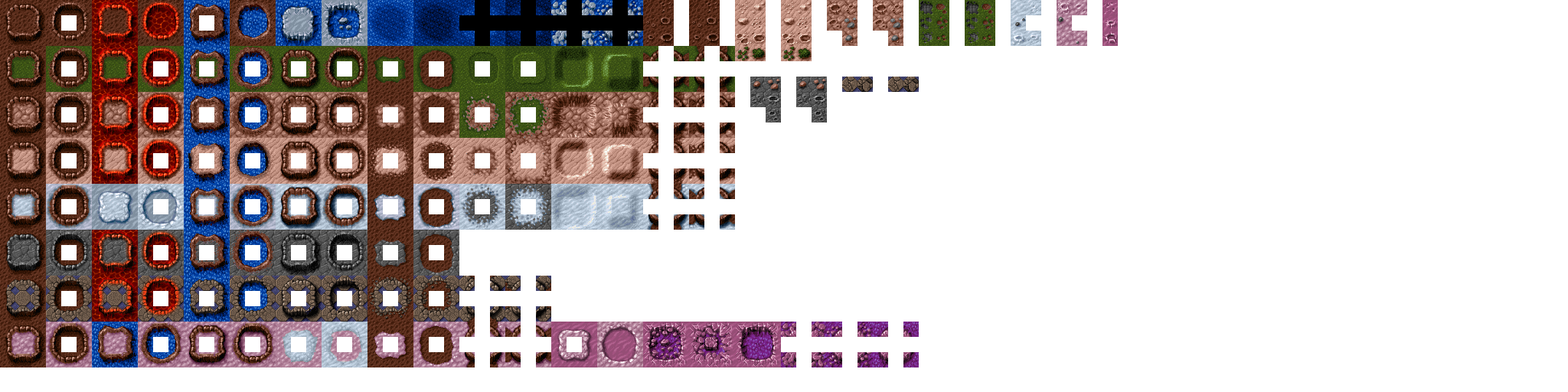
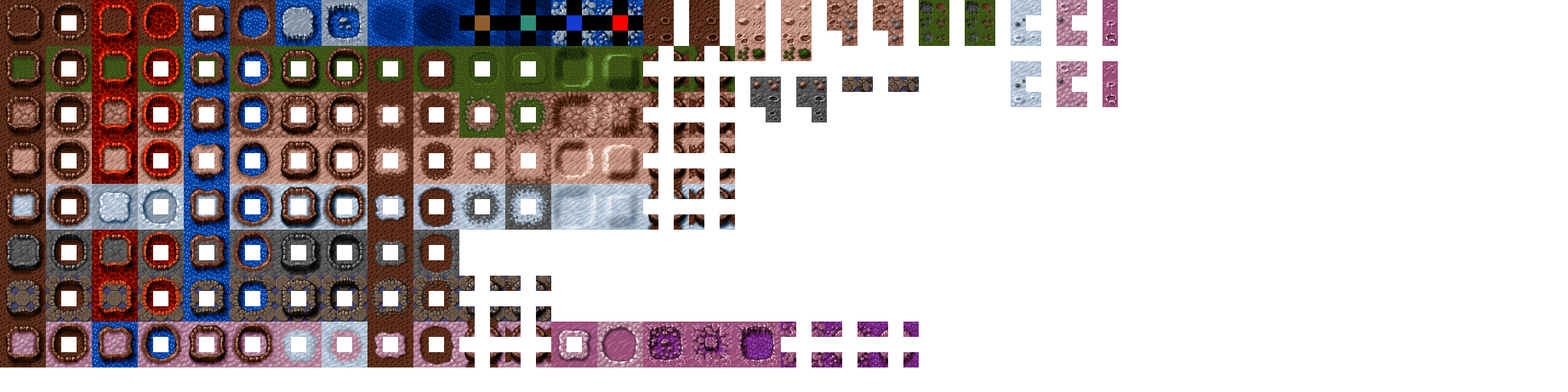
Layer changes from the first 1568 x 392 image to the second:
painted on "tileset.png" over [474, 15, 1118, 108]
